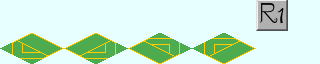
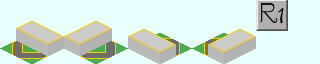
Revision of a layered 320x64 image; what changed, layer by layer:
painted on "Simple_Station_Base.png" over [13, 21, 256, 64]
